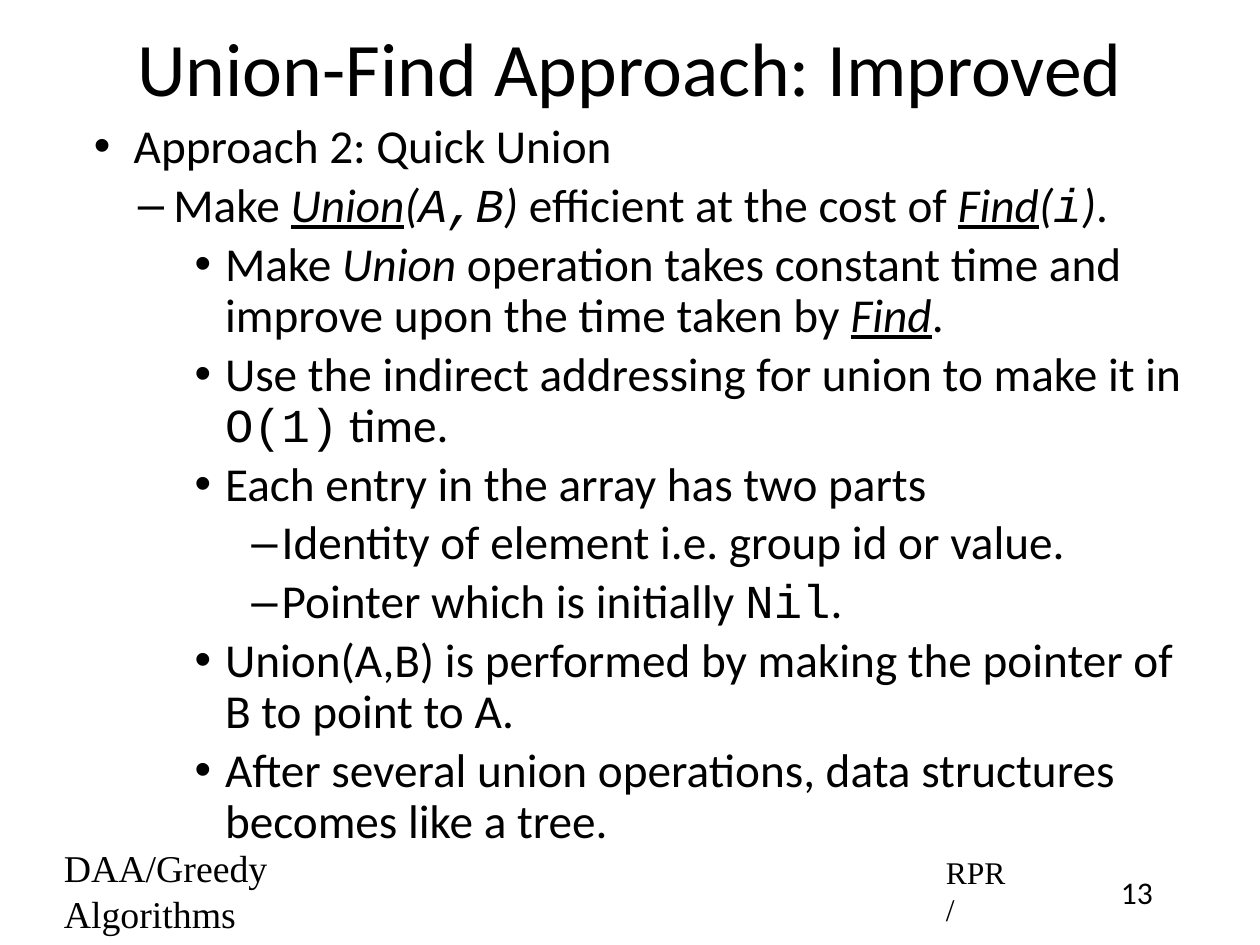
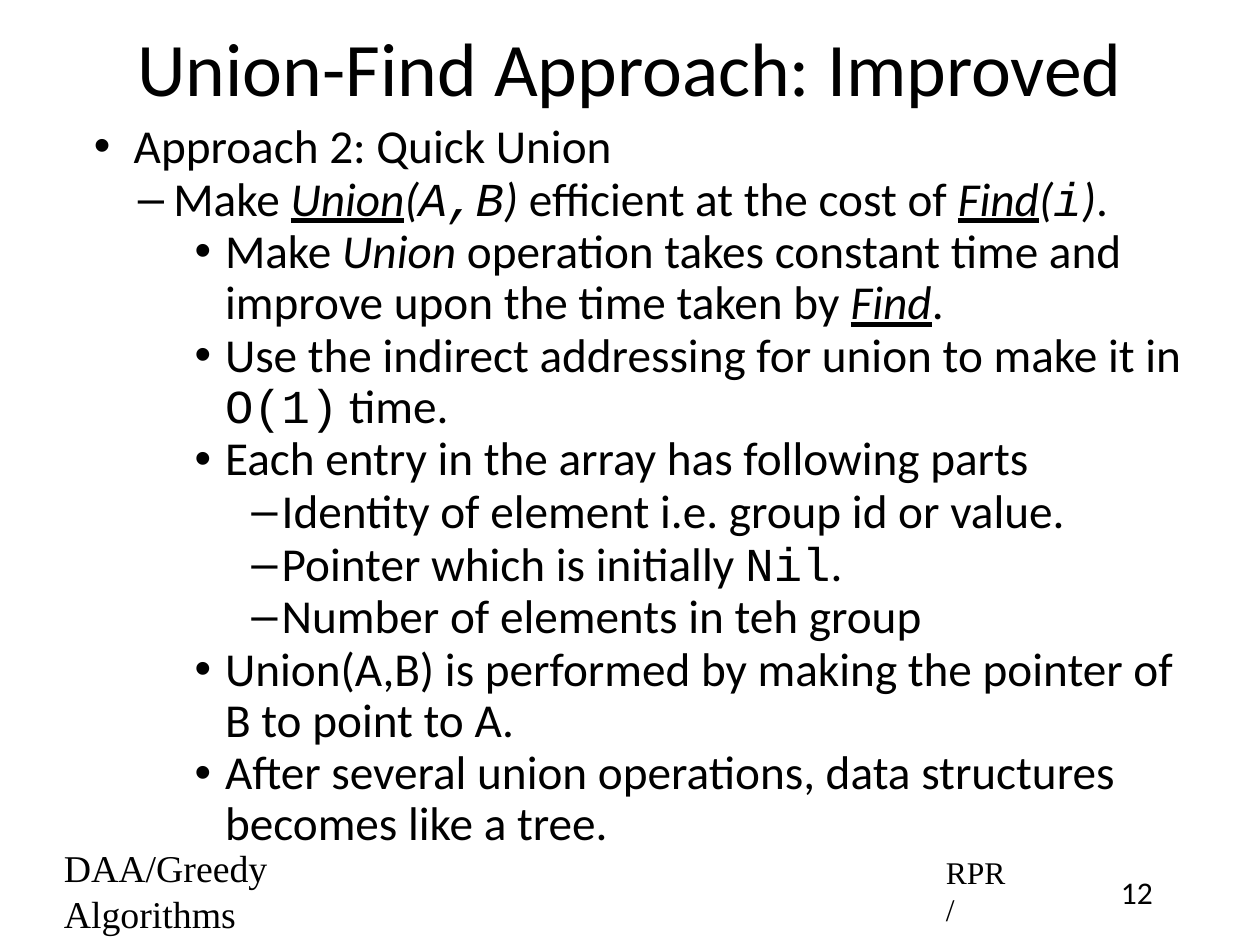
Before and after one commit to rprustagi/2019-17CS43-DAA, a slide deck: slide 12 of Slides-RPR/2019-H1-DAA-L25-Greedy-Algo-MCST-Kruskal.pptx (slide 13 before the commit). Drawn at 1260x945 pixels with LibreOffice and Linux fonts; fonts in the diff are those of the drawing. Boxes give left, top, right and bottom in pixels: in the first picture for what was removed or moved away, otherwise in the second. Text is boxed around its words. In the diff, an @@ line names an element or a change of style, - is before the commit and + after.

```diff
--- a/Slides-RPR/2019-H1-DAA-L25-Greedy-Algo-MCST-Kruskal.pptx
+++ b/Slides-RPR/2019-H1-DAA-L25-Greedy-Algo-MCST-Kruskal.pptx
@@ text at [134, 130, 1181, 841]: less space between paragraphs @@
@@ text at [225, 442, 1028, 483]: text changed @@
-    • Each entry in the array has two parts
+    • Each entry in the array has following parts
@@ text at [282, 600, 921, 641]: paragraph added @@
+      – Number of elements in teh group
@@ page number at [1121, 883, 1153, 904]: text changed @@
-13
+12
```
Also in this commit, not shown: 6 other slides changed, 1 slide removed, 2 other files.
